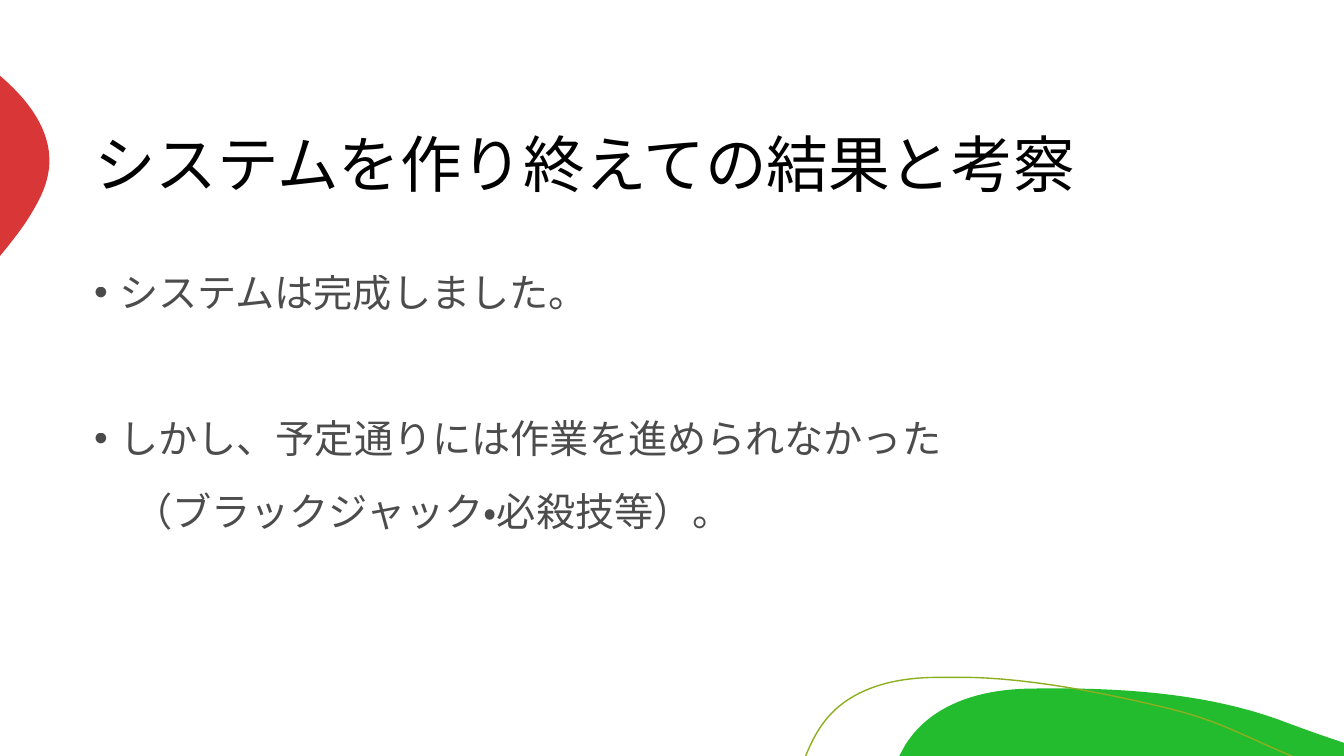
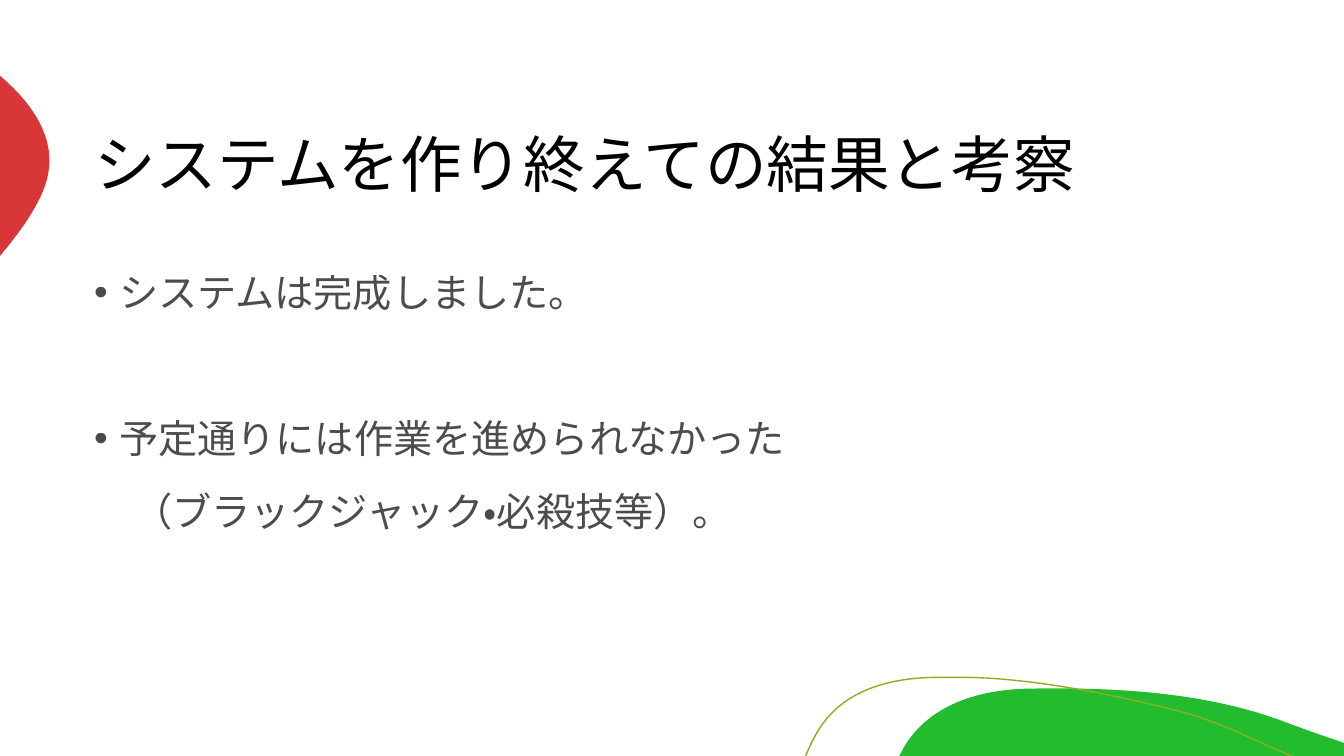
Before and after one commit to miyagiryusei/Excel, a slide deck: slide 8 of 発表資料.pptx. Drawn at 1344x756 pixels with LibreOffice and Linux fonts; fonts in the diff are those of the drawing. Boxes give left, top, right and bottom in pixels: in the first picture for what was removed or moved away, otherwise in the second. Text is boxed around its words. In the diff, an @@ line names an element or a change of style, - is before the commit and + after.

Commit message:
発表資料訂正

```diff
--- a/発表資料.pptx
+++ b/発表資料.pptx
@@ text at [119,420,784,456]: text changed @@
-• しかし、予定通りには作業を進められなかった
+• 予定通りには作業を進められなかった
```
